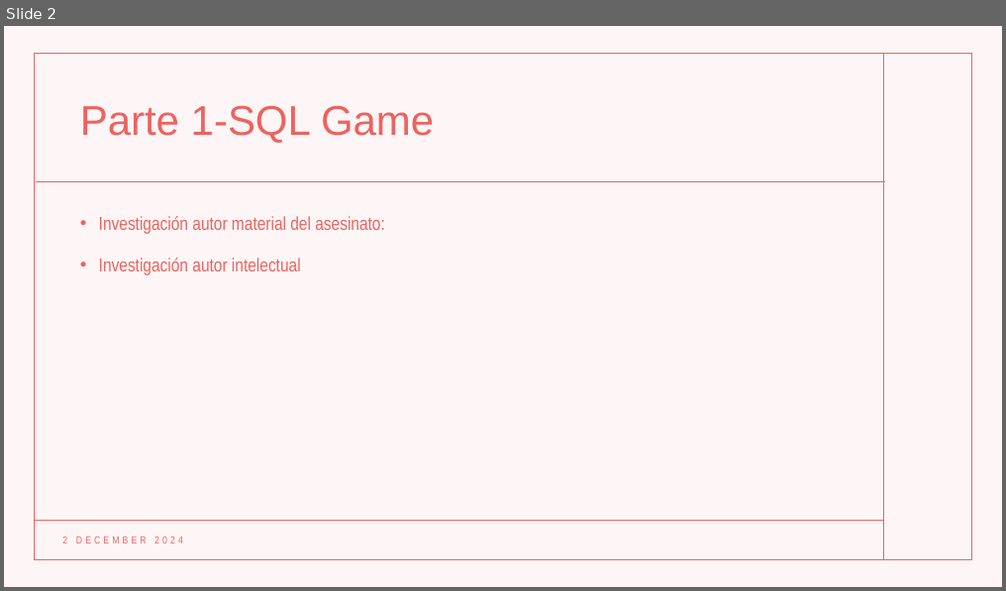
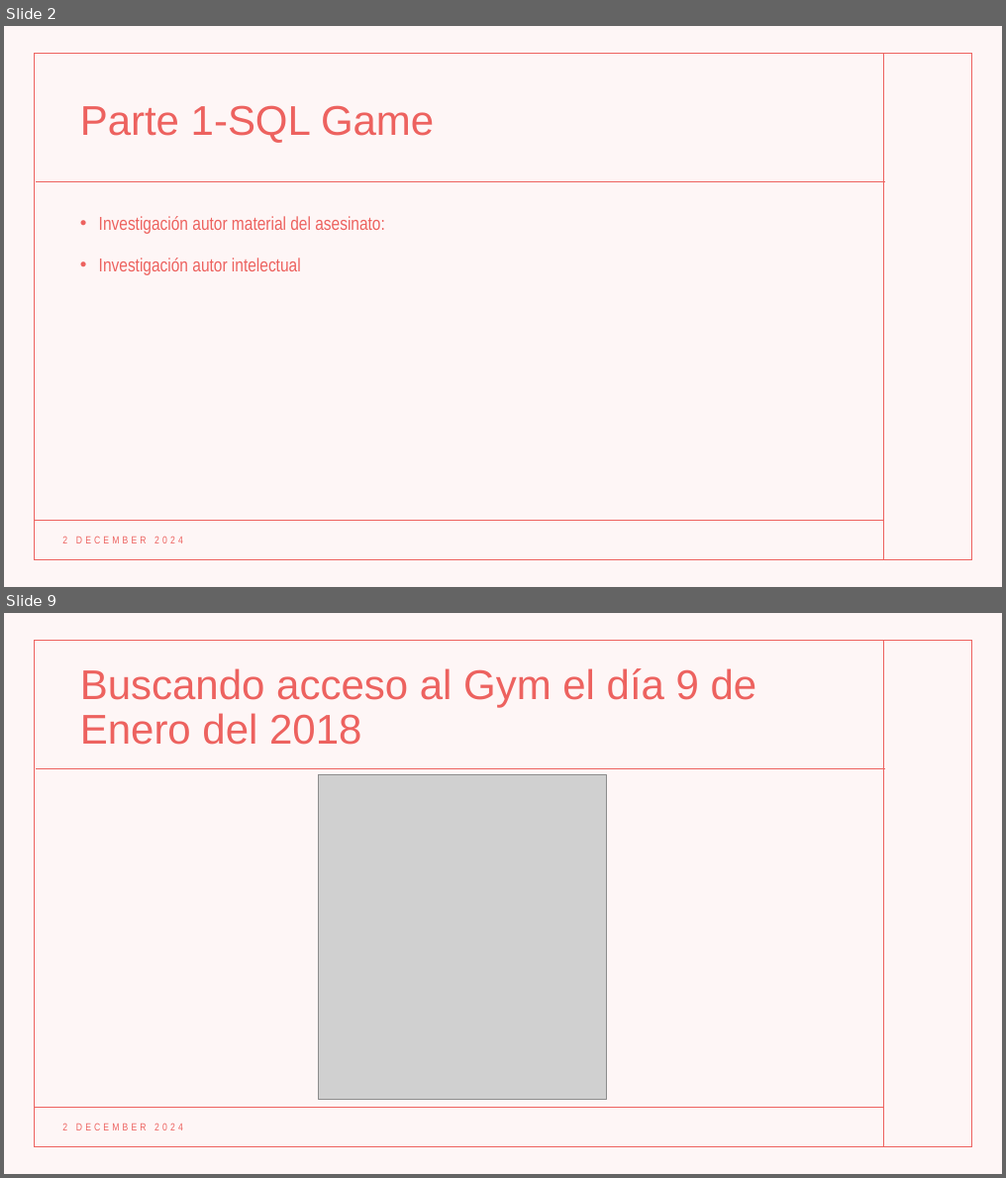
Before and after one commit to Rommel-DS/Team-Challenge---Sherlock-SQL, a slide deck: TEAM CHALLENGE.pptx. Shown one above the other, each under a label of ours: slide 2 before the commit, slides 2 and 9 after it; the slides between them are not shown. The pictures are 1006x591 and 1006x1178 pixels, drawn with LibreOffice and Linux fonts; fonts in the diff are those of the drawing; grey boxes stand for pictures. Boxes give left, top, right and bottom in pixels: in the first picture for what was removed or moved away, otherwise in the second. Text is boxed around its words. In the diff, an @@ line names an element or a change of style, - is before the commit and + after.

```diff
--- a/TEAM CHALLENGE.pptx
+++ b/TEAM CHALLENGE.pptx
@@ slide 9 added at box(4, 613, 1002, 1174), background #FFFFFF; not listed: 5 template elements that a slide beside it also shows @@
@@ title added at box(80, 668, 757, 745), 40 pt, text #ED625F @@
+Buscando acceso al Gym el día 9 de Enero del 2018
@@ picture added at box(319, 775, 607, 1100) @@
@@ text added at box(62, 1123, 183, 1131), 10 pt, text #ED625F @@
+2 DECEMBER 2024
```
Also in this commit, not shown: 12 other slides added.
